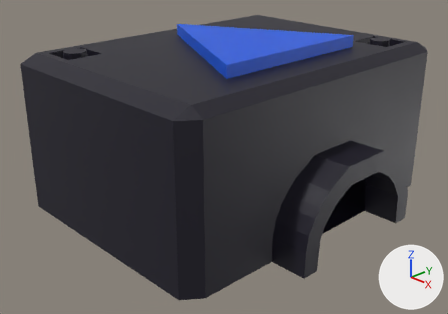
The Blender file Blender Files/Modelling & Animation/Blend Files/LogicGates(V.2).blend: old version first, new version second.
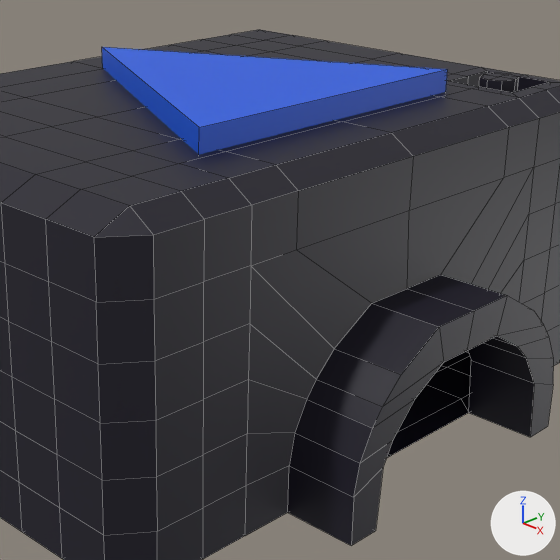
Each version is shown whole from a 50 mm camera at (3.47, -3.41, 2.37) aimed at (0.01, -0.11, 0.4), then close up on the part from 28% to 92% of the width and 0% to 91% of the height. Every picture has the same lights, and +X, +Y and +Z are marked at lower right. The close-ups show mesh edges as thin lines. The same objects are shown in both versions, whatever each file hides.

In view in the first close-up: 'LogicGate(NOT)', 'Not'.
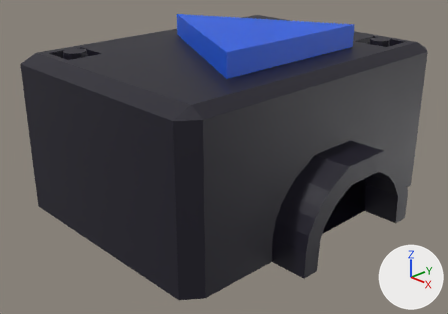
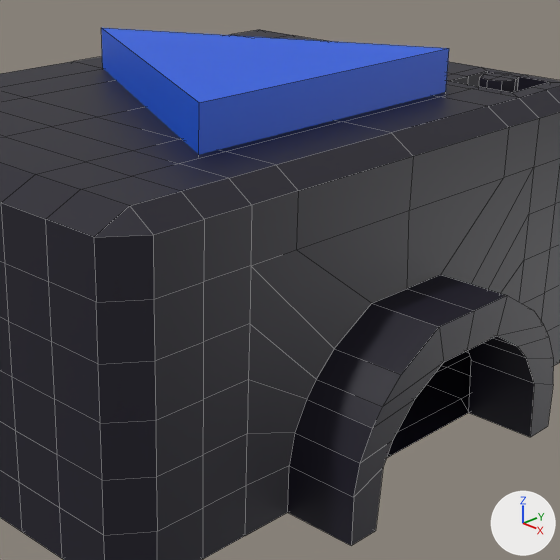
Where the change shows, as pixel boxes (x1, y1, x2, y2) in the close-ups (560 x 560 px):
'Not', moved: before (102, 47, 448, 155); after (101, 28, 449, 155)

Edits to the bpy script that builds the scene:
```text
Change ob_not:
    ob_not.location: (0.194, 0.0, 1.3) -> (0.194, 0.0, 1.383)
```
